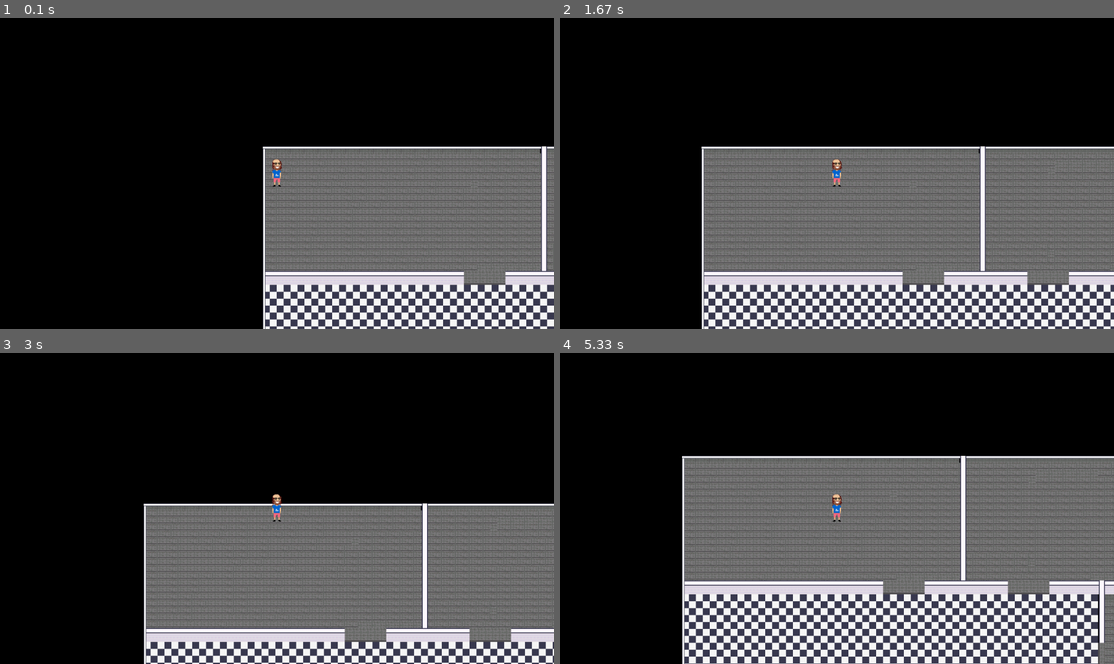
Above: before the commit, frames 1-4 (two rows, left to right).
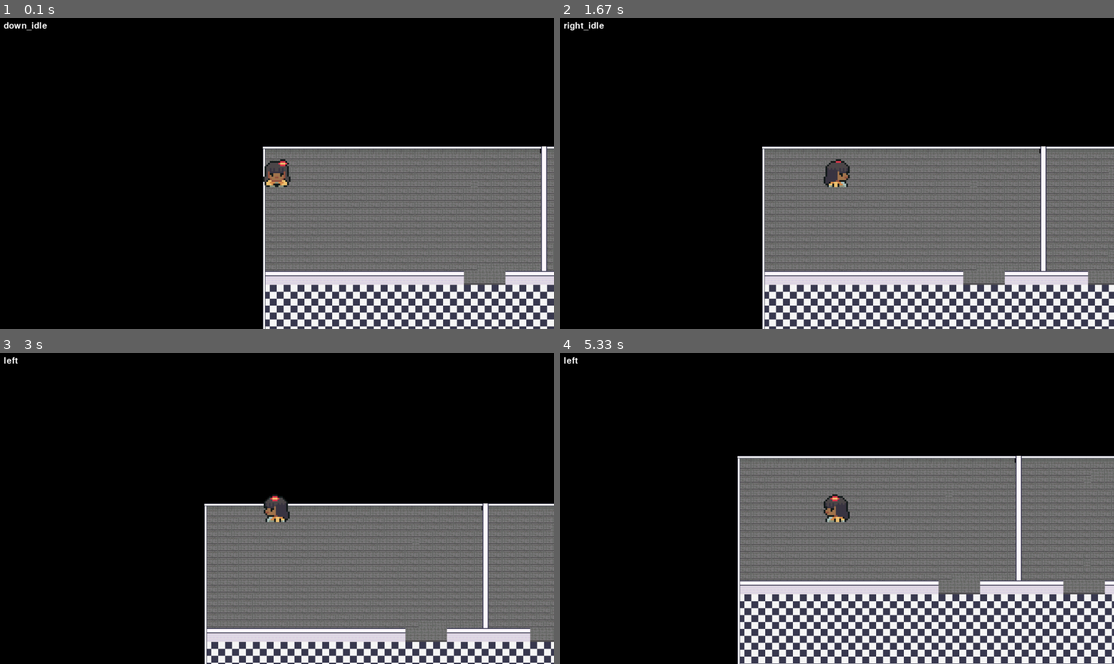
Above: after the commit, the same moments.

Repository: stchambers89/MyPygame
Game: pygame game, started from Main.py
Same seed, same stepped clock (60 frames per second), same inputs: the game is played once before the commit and once after it.
Inputs:
- Up to frame 1 (0.1 s): no input
- Up to frame 2 (1.67 s): tap Space at 0.33 s; hold Ctrl 0.67-1.13 s; hold Right 0.67-1.13 s; hold D 1.17-1.63 s
- Up to frame 3 (3 s): hold Up 1.67-1.97 s; hold D 2-2.47 s; hold Left from 2.5 s (still down)
- Up to frame 4 (5.33 s): release Left at 3.03 s; hold S 3.07-3.37 s; hold Left 3.4-3.8 s; hold W 3.83-4.2 s; hold Right 4.23-4.87 s; hold S 4.9-5.27 s; hold Left from 5.3 s (still down)

The runs differ from the first frame. In frame 1, 0.5% of the frame differs, in the area x 0-53%, y 1-55%; in frame 2, 17%, in the area x 0-100%, y 1-100%; in frame 3, 12%; in frame 4, 10%.

Commit message:
player animations

Diff:
--- a/level.py
+++ b/level.py
@@ -52,6 +52,7 @@
     def run(self):
         self.visable_sprites.custom_draw(self.player)
         self.visable_sprites.update()
+        debug(self.player.status)
 
 class YSortCameraGroup(pygame.sprite.Group):
     def __init__(self):
--- a/player.py
+++ b/player.py
@@ -14,6 +14,8 @@
         #graphics setup
         self.import_player_assests()
         self.status = 'down'
+        self.frame_index = 0
+        self.animation_speed = 0.15
 
         #Movement
         self.direction = pygame.math.Vector2()
@@ -29,7 +31,20 @@
     def get_status(self):
         #idle
         if self.direction.x == 0 and self.direction.y == 0:
-            self.status = self.status + '_idle'
+            if not 'idle' in self.status and not 'attack' in self.status:
+                self.status = self.status + '_idle'
+
+        if self.attacking:
+            self.direction.x = 0
+            self.direction.y = 0
+            if not 'attack' in self.status:
+                if 'idle' in self.status:
+                    self.status = self.status.replace('_idle', '_attack')
+                else:
+                    self.status = self.status + '_attack'
+        else:
+            if 'attack' in self.status:
+                self.status = self.status.replace('_attack', '')
 
     def import_player_assests(self):
     #please note the strings below are the same spelling as the game files
@@ -50,33 +65,39 @@
             self.animations[animation] = import_folder(full_path)
 
     def input(self):
-        keys = pygame.key.get_pressed()
+        if not self.attacking:
+            keys = pygame.key.get_pressed()
 
-        # Movement input w,a,s,d or up,down,left,right
-        if keys[pygame.K_w] or keys[pygame.K_UP]:
-            self.direction.y = -1
-        elif keys[pygame.K_s] or keys[pygame.K_DOWN]:
-            self.direction.y = 1
-        else:
-            self.direction.y = 0
-        if keys[pygame.K_a] or keys[pygame.K_LEFT]:
-            self.direction.x = -1
-        elif keys[pygame.K_d] or keys[pygame.K_RIGHT]:
-            self.direction.x = 1
-        else:
-            self.direction.x = 0
+            # Movement input w,a,s,d or up,down,left,right
+            if keys[pygame.K_w] or keys[pygame.K_UP]:
+                self.direction.y = -1
+                self.status = 'up'
+            elif keys[pygame.K_s] or keys[pygame.K_DOWN]:
+                self.direction.y = 1
+                self.status = 'down'
+            else:
+                self.direction.y = 0
 
-        #attack input
-        if keys[pygame.K_SPACE] and not self.attacking:
-            self.attacking = True
-            self.attack_time = pygame.time.get_ticks()
-            print("attack")
+            if keys[pygame.K_a] or keys[pygame.K_LEFT]:
+                self.direction.x = -1
+                self.status = 'left'
+            elif keys[pygame.K_d] or keys[pygame.K_RIGHT]:
+                self.direction.x = 1
+                self.status = 'right'
+            else:
+                self.direction.x = 0
 
-        #magic input
-        if keys[pygame.K_LCTRL] and not self.attacking:
-            self.attacking = True
-            self.attack_time = pygame.time.get_ticks()
-            print('magic')
+            #attack input
+            if keys[pygame.K_SPACE]:
+                self.attacking = True
+                self.attack_time = pygame.time.get_ticks()
+                print("attack")
+
+            #magic input
+            if keys[pygame.K_LCTRL]:
+                self.attacking = True
+                self.attack_time = pygame.time.get_ticks()
+                print('magic')
 
     def move(self, speed):
         if self.direction.magnitude() != 0:
@@ -111,8 +132,22 @@
             if current_time - self.attack_time >= self.attack_cooldown:
                 self.attacking = False
 
+    def animate(self):
+        animation = self.animations[self.status]
+
+        #loop through index and reset to 0
+        self.frame_index += self.animation_speed
+        if self.frame_index >= len(animation):
+            self.frame_index = 0
+
+        #select the image
+        self.image = animation[int(self.frame_index)]
+        self.rect = self.image.get_rect(center = self.hitbox.center)
+
+
     def update(self):
         self.input()
         self.cooldowns()
         self.get_status()
+        self.animate()
         self.move(self.speed)
